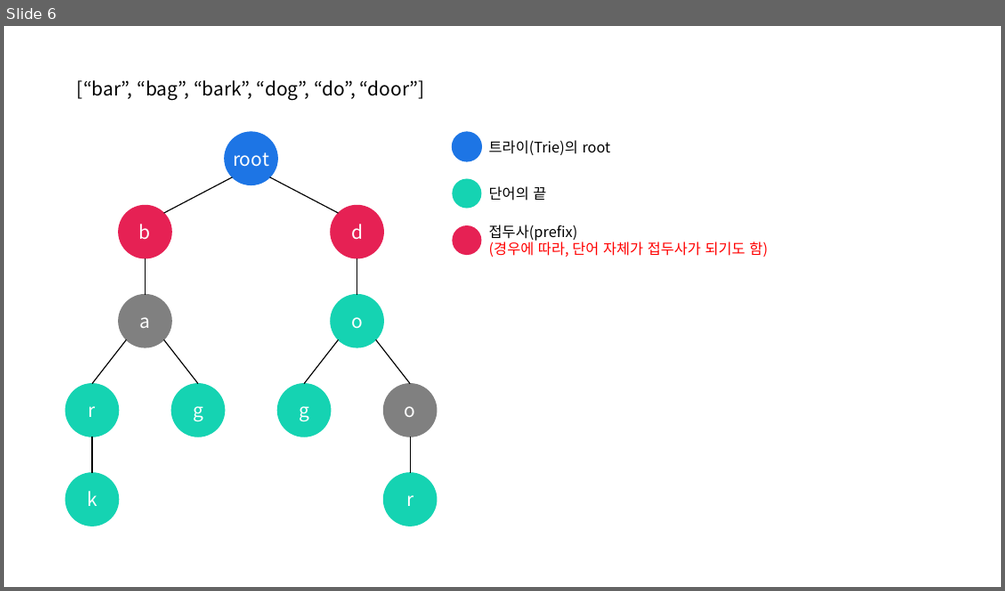
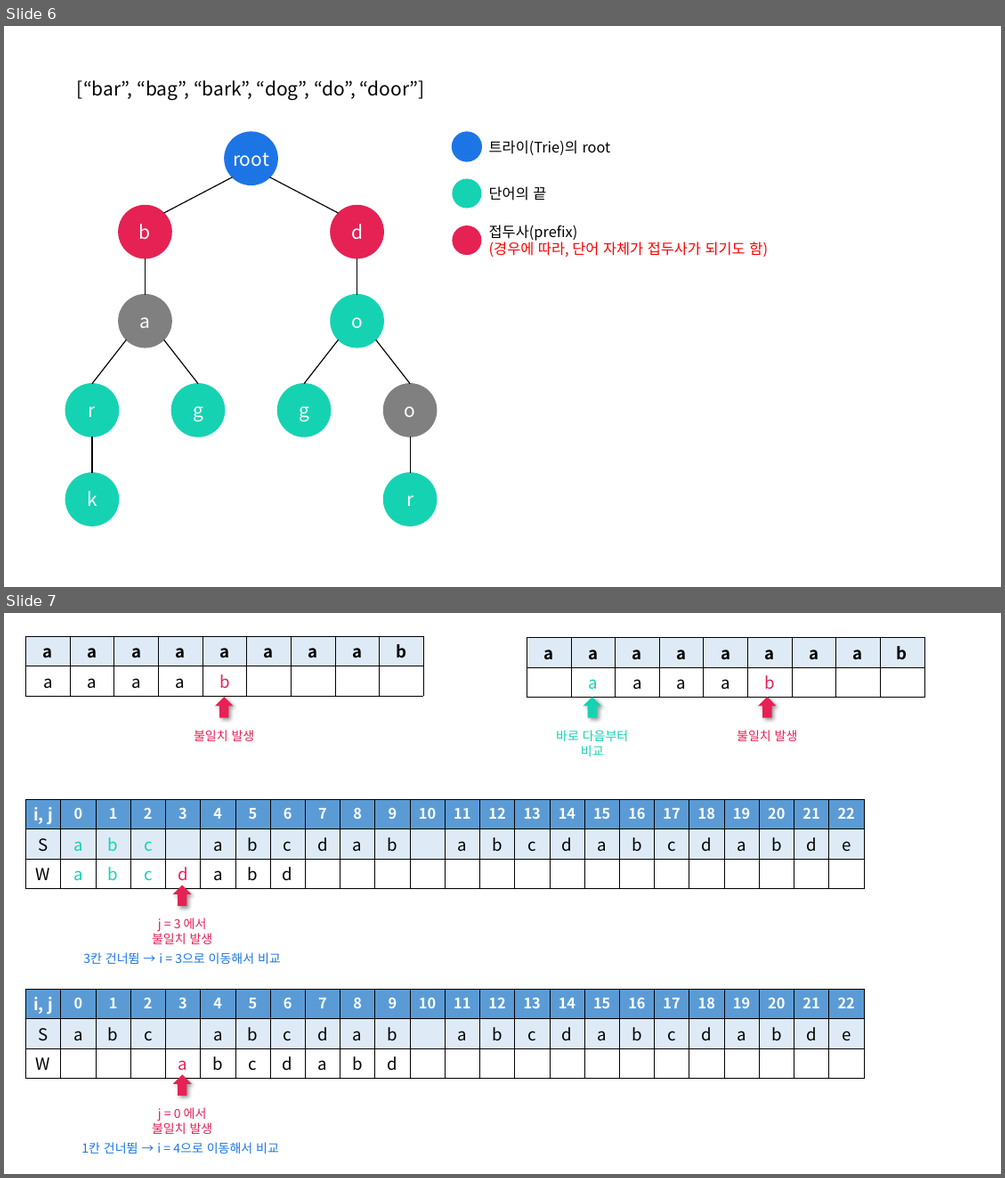
Before and after one commit to siwon-park/Algorithm-DataStructure, a slide deck: 기타/pptx.pptx. Shown one above the other, each under a label of ours: slide 6 before the commit, slides 6 and 7 after it. The pictures are 1005x591 and 1005x1178 pixels, drawn with LibreOffice and Linux fonts; fonts in the diff are those of the drawing. Boxes give left, top, right and bottom in pixels: in the first picture for what was removed or moved away, otherwise in the second. Text is boxed around its words. In the diff, an @@ line names an element or a change of style, - is before the commit and + after.

```diff
--- a/기타/pptx.pptx
+++ b/기타/pptx.pptx
@@ slide 7 added at (4,613,1001,1174), background #FFFFFF @@
@@ table added at (25,636,423,884), 2 rows, 9 columns @@
+a | a | a | a | a | a | a | a | b
+a | a | a | a | b |  |  |  | 
@@ table added at (526,638,923,855), 2 rows, 9 columns @@
+a | a | a | a | a | a | a | a | b
+ | a | a | a | a | b |  |  | 
@@ down arrow added at (215,697,234,718), fill #E62154 @@
@@ down arrow added at (582,697,601,718), fill #15D3B2 @@
@@ down arrow added at (758,697,777,718), fill #E62154 @@
@@ text added at (194,730,255,741), 12 pt, text #E62154 @@
+불일치 발생
@@ text added at (556,730,628,756), 12 pt, text #15D3B2 @@
+바로 다음부터 비교
@@ text added at (736,730,798,741), 12 pt, text #E62154 @@
+불일치 발생
@@ table added at (25,799,869,1045), 3 rows, 24 columns @@
+i, j | 0 | 1 | 2 | 3 | 4 | 5 | 6 | 7 | 8 | 9 | 10 | 11 | 12 | 13 | 14 | 15 | 16 | 17 | 18 | 19 | 20 | 21 | 22
+S | a | b | c |  | a | b | c | d | a | b |  | a | b | c | d | a | b | c | d | a | b | d | e
+W | a | b | c | d | a | b | d |  |  |  |  |  |  |  |  |  |  |  |  |  |  |  | 
@@ down arrow added at (173,885,192,906), fill #E62154 @@
@@ text added at (152,917,213,944), 12 pt, text #E62154 @@
+j = 3 에서
+불일치 발생
@@ text added at (83,952,281,964), 12 pt, text #1D75E5 @@
+3칸 건너뜀 → i = 3으로 이동해서 비교
@@ table added at (25,989,869,1078), 3 rows, 24 columns @@
+i, j | 0 | 1 | 2 | 3 | 4 | 5 | 6 | 7 | 8 | 9 | 10 | 11 | 12 | 13 | 14 | 15 | 16 | 17 | 18 | 19 | 20 | 21 | 22
+S | a | b | c |  | a | b | c | d | a | b |  | a | b | c | d | a | b | c | d | a | b | d | e
+W |  |  |  | a | b | c | d | a | b | d |  |  |  |  |  |  |  |  |  |  |  |  | 
@@ down arrow added at (173,1074,192,1095), fill #E62154 @@
@@ text added at (152,1107,213,1134), 12 pt, text #E62154 @@
+j = 0 에서
+불일치 발생
@@ text added at (81,1142,279,1153), 12 pt, text #1D75E5 @@
+1칸 건너뜀 → i = 4으로 이동해서 비교
```
Also in this commit, not shown: 1 other slide added, 1 other file.
